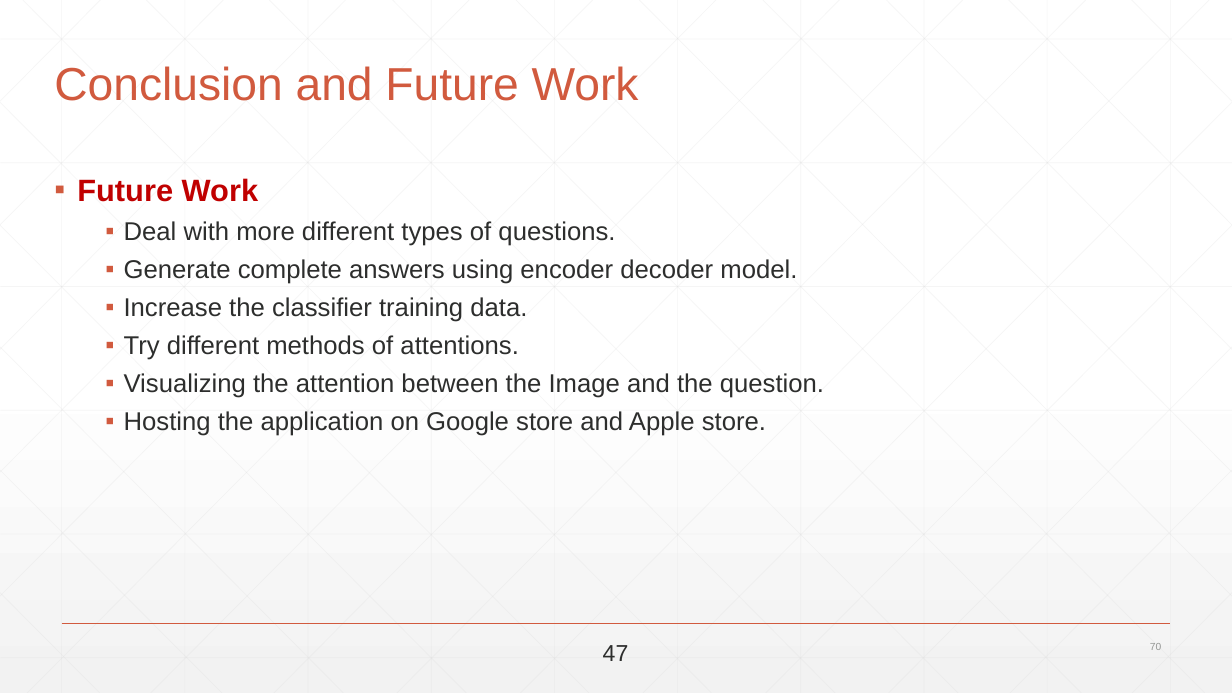
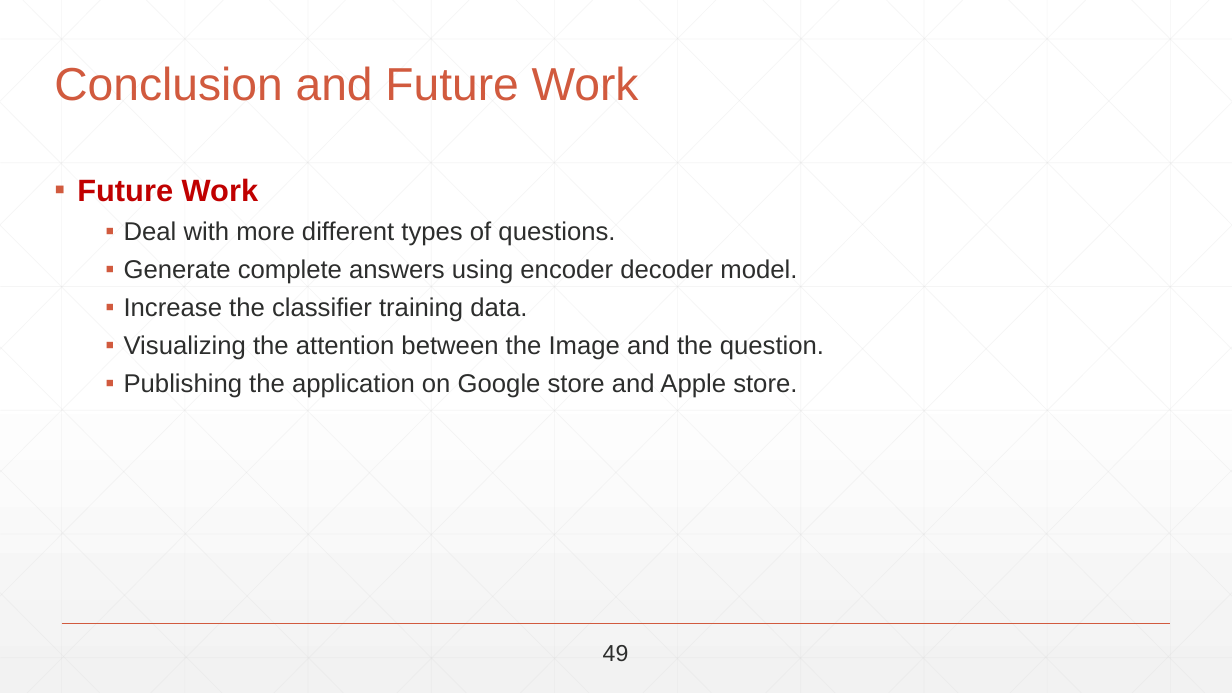
Before and after one commit to abdallahshaaban/Visual-Question-Answering, a slide deck: slide 72 of Seminars + Proposal + Documentation/Final Seminar/Visual-QA-Final-Seminar-2017.pptx (slide 70 before the commit). Drawn at 1232x693 pixels with LibreOffice and Linux fonts; fonts in the diff are those of the drawing. Boxes give left, top, right and bottom in pixels: in the first picture for what was removed or moved away, otherwise in the second. Text is boxed around its words. In the diff, an @@ line names an element or a change of style, - is before the commit and + after.

```diff
--- a/Seminars + Proposal + Documentation/Final Seminar/Visual-QA-Final-Seminar-2017.pptx
+++ b/Seminars + Proposal + Documentation/Final Seminar/Visual-QA-Final-Seminar-2017.pptx
@@ text at [124,335,518,360]: paragraph removed @@
-    ▪ Try different methods of attentions.
@@ text at [124,373,797,398]: text changed @@
-    ▪ Hosting the application on Google store and Apple store.
+    ▪ Publishing the application on Google store and Apple store.
@@ text at [603,645,629,661]: text changed @@
-47
+49
@@ page number removed at [1150,643,1161,650] @@
-70
```
Also in this commit, not shown: 62 other slides changed, 2 slides added, 1 slide removed.
